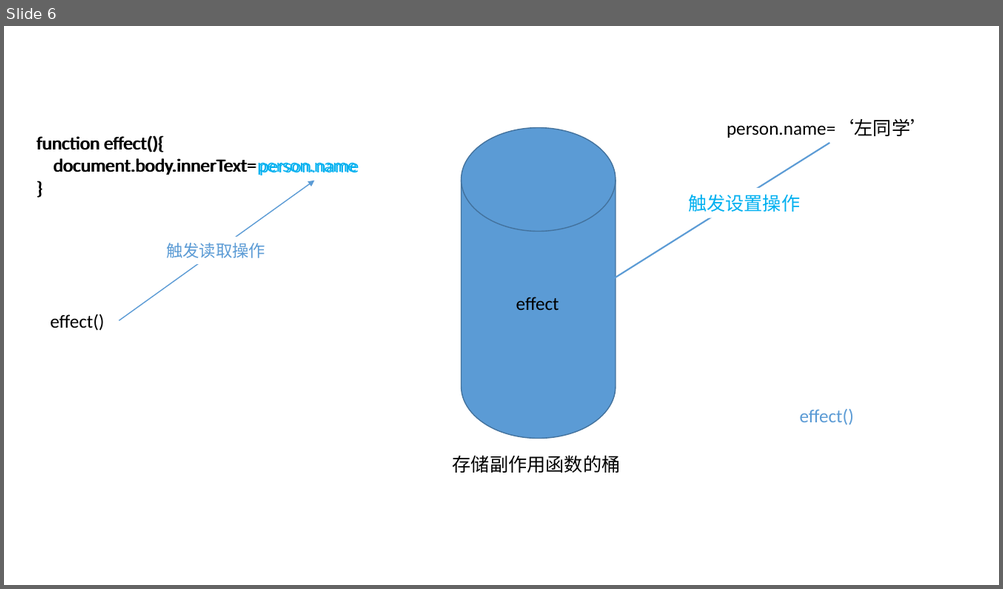
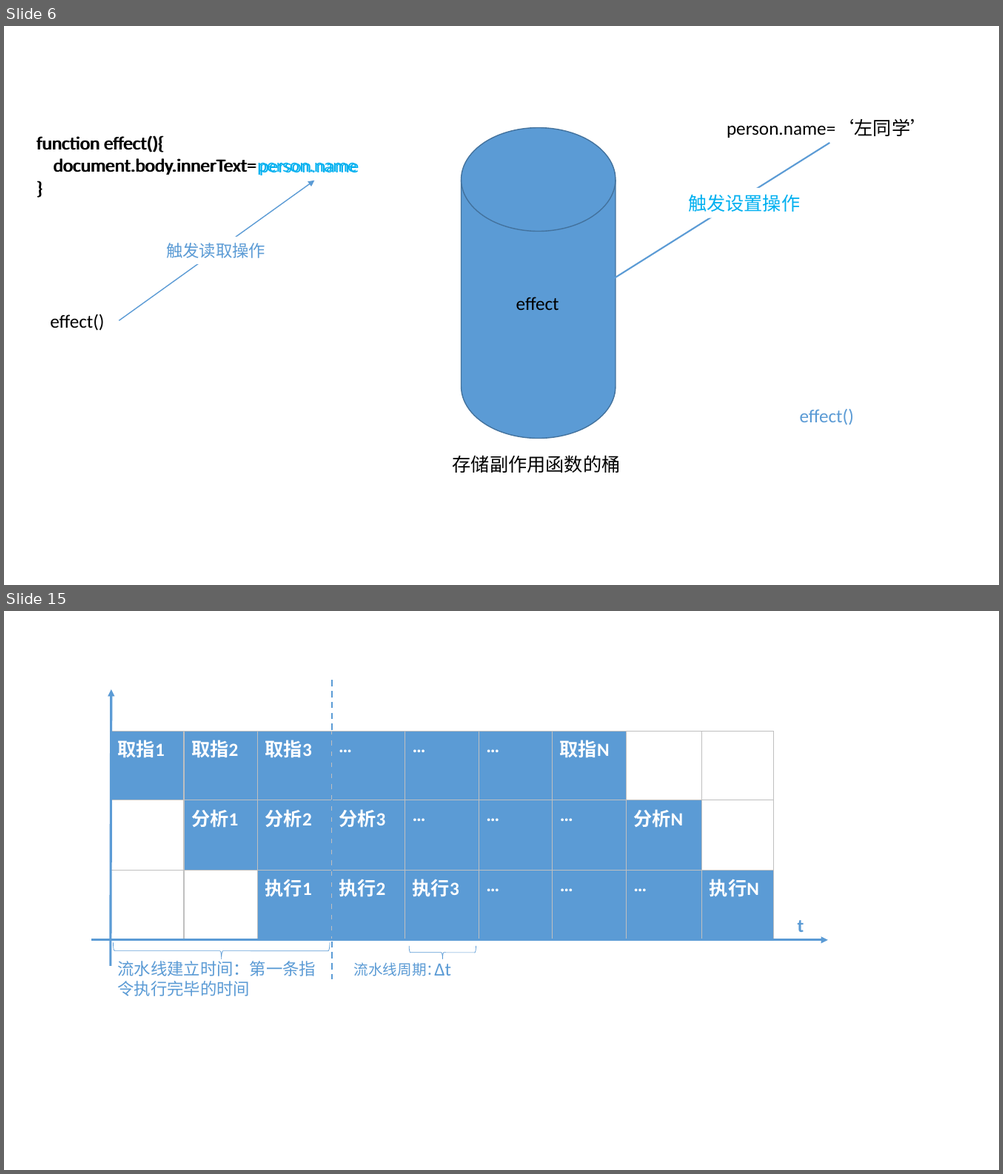
Before and after one commit to zuogl/zNote, a slide deck: img.pptx. Shown one above the other, each under a label of ours: slide 6 before the commit, slides 6 and 15 after it; the slides between them are not shown. The pictures are 1003x589 and 1003x1174 pixels, drawn with LibreOffice and Linux fonts; fonts in the diff are those of the drawing. Boxes give left, top, right and bottom in pixels: in the first picture for what was removed or moved away, otherwise in the second. Text is boxed around its words. In the diff, an @@ line names an element or a change of style, - is before the commit and + after.

```diff
--- a/img.pptx
+++ b/img.pptx
@@ slide 15 added at <box>4,611,999,1170</box>, background #FFFFFF @@
@@ arrow added from (111, 966) to (111, 689), #5B9BD5 2.25 pt @@
@@ line added from (333, 681) to (333, 980), #5B9BD5 1.5 pt dashed @@
@@ table added at <box>110,731,775,940</box>, 3 rows, 9 columns @@
+取指1 | 取指2 | 取指3 | … | … | … | 取指N |  | 
+ | 分析1 | 分析2 | 分析3 | … | … | … | 分析N | 
+ |  | 执行1 | 执行2 | 执行3 | … | … | … | 执行N
@@ text added at <box>797,920,804,932</box>, 18 pt, text #5B9BD5, bold @@
+t
@@ arrow added from (91, 940) to (828, 940), #5B9BD5 2.25 pt @@
@@ right brace added at <box>113,943,330,960</box>, outline #5B9BD5 0.5 pt @@
@@ text added at <box>117,958,316,997</box>, 16 pt, text #5B9BD5 @@
+流水线建立时间：第一条指令执行完毕的时间
@@ text added at <box>354,963,441,977</box>, 14 pt, text #5B9BD5 @@
+流水线周期：
@@ right brace added at <box>409,946,476,960</box>, outline #5B9BD5 0.5 pt @@
@@ text added at <box>434,964,451,976</box>, 18 pt, text #5B9BD5 @@
+Δt
```
Also in this commit, not shown: 3 slides changed, 16 other slides added, 42 other files.
